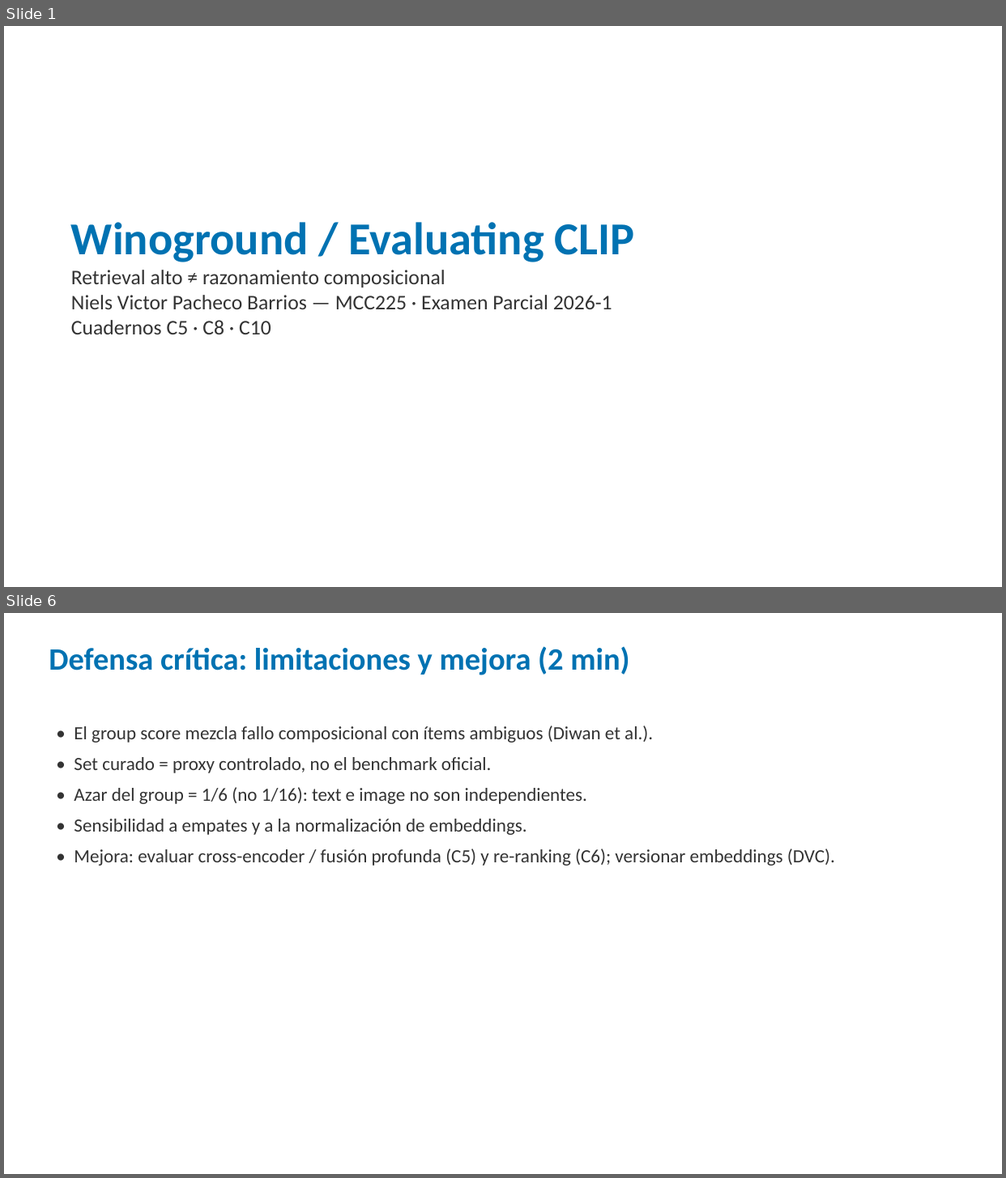
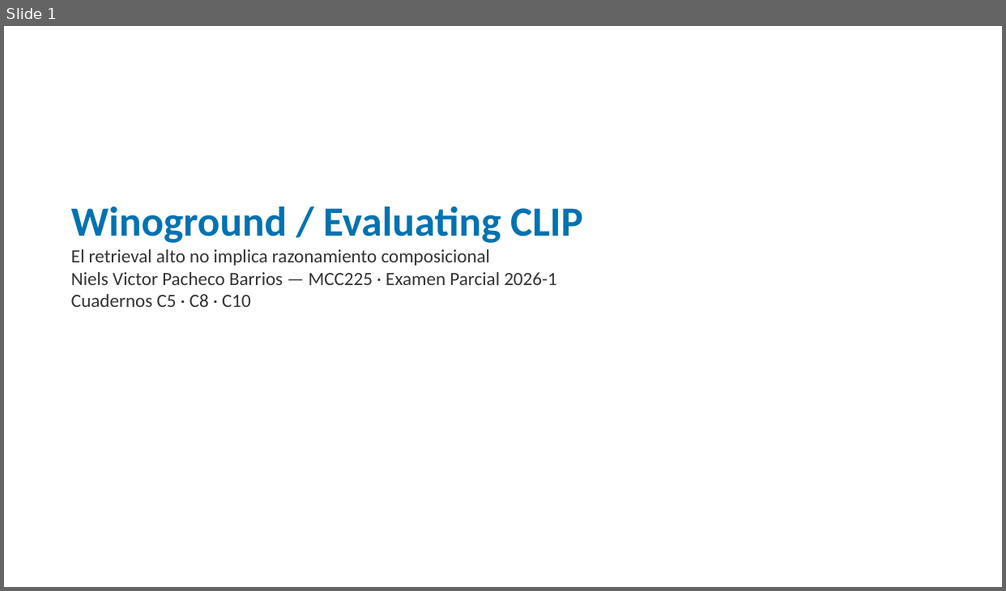
Before and after one commit to nielspac177/Winoground-Evaluating-CLIP-MCC225, a slide deck: slides/pptx/defensa_winoground.pptx. Shown one above the other, each under a label of ours: slides 1 and 6 before the commit, slide 1 after it; the slides between them are not shown. The pictures are 1006x1178 and 1006x591 pixels, drawn with LibreOffice and Linux fonts; fonts in the diff are those of the drawing. Boxes give left, top, right and bottom in pixels: in the first picture for what was removed or moved away, otherwise in the second. Text is boxed around its words. In the diff, an @@ line names an element or a change of style, - is before the commit and + after.

Commit message:
Amplía la presentación a 25 diapositivas (15 min) y añade guion con tiempos
- Beamer y PPTX reestructurados en 5 bloques: problema, método (C10), resultados, verificación, cierre.
- Explica par mínimo, las 3 métricas, azar 1/6, validación contra clip.jsonl, ceguera, checkpoints.
- docs/GUION_PRESENTACION.md: qué decir por slide, tiempos, demo en vivo y repreguntas.

```diff
--- a/slides/pptx/defensa_winoground.pptx
+++ b/slides/pptx/defensa_winoground.pptx
@@ slide 6 removed at bbox=[4, 613, 1002, 1174], background #FFFFFF @@
@@ text removed at bbox=[49, 646, 629, 675] @@
-Defensa crítica: limitaciones y mejora (2 min)
@@ text removed at bbox=[74, 726, 835, 866] @@
-• El group score mezcla fallo composicional con ítems ambiguos (Diwan et al.).
-• Set curado = proxy controlado, no el benchmark oficial.
-• Azar del group = 1/6 (no 1/16): text e image no son independientes.
-• Sensibilidad a empates y a la normalización de embeddings.
-• Mejora: evaluar cross-encoder / fusión profunda (C5) y re-ranking (C6); versionar embeddings (DVC).
@@ slide 1 changed as well @@
@@ text "Winoground / Evaluating CLIP": place and size @@
-text "Winoground / Evaluating CLIP" at bbox=[71, 222, 635, 335]
+text "Winoground / Evaluating CLIP" at bbox=[71, 207, 583, 307]
@@ text at bbox=[71, 207, 583, 307]: size 44 to 40 pt in "Winoground / Evaluating CLIP"; size 20 to 18 pt in "Niels Victor Pacheco Barrios — MCC225 · ...", "Cuadernos C5 · C8 · C10" @@
@@ text at bbox=[71, 250, 490, 266]: text changed; size 20 to 18 pt @@
-Retrieval alto ≠ razonamiento composicional
+El retrieval alto no implica razonamiento composicional
```
Also in this commit, not shown: 1 other slide changed, 27 slides added, 5 other slides removed, 4 other files.
